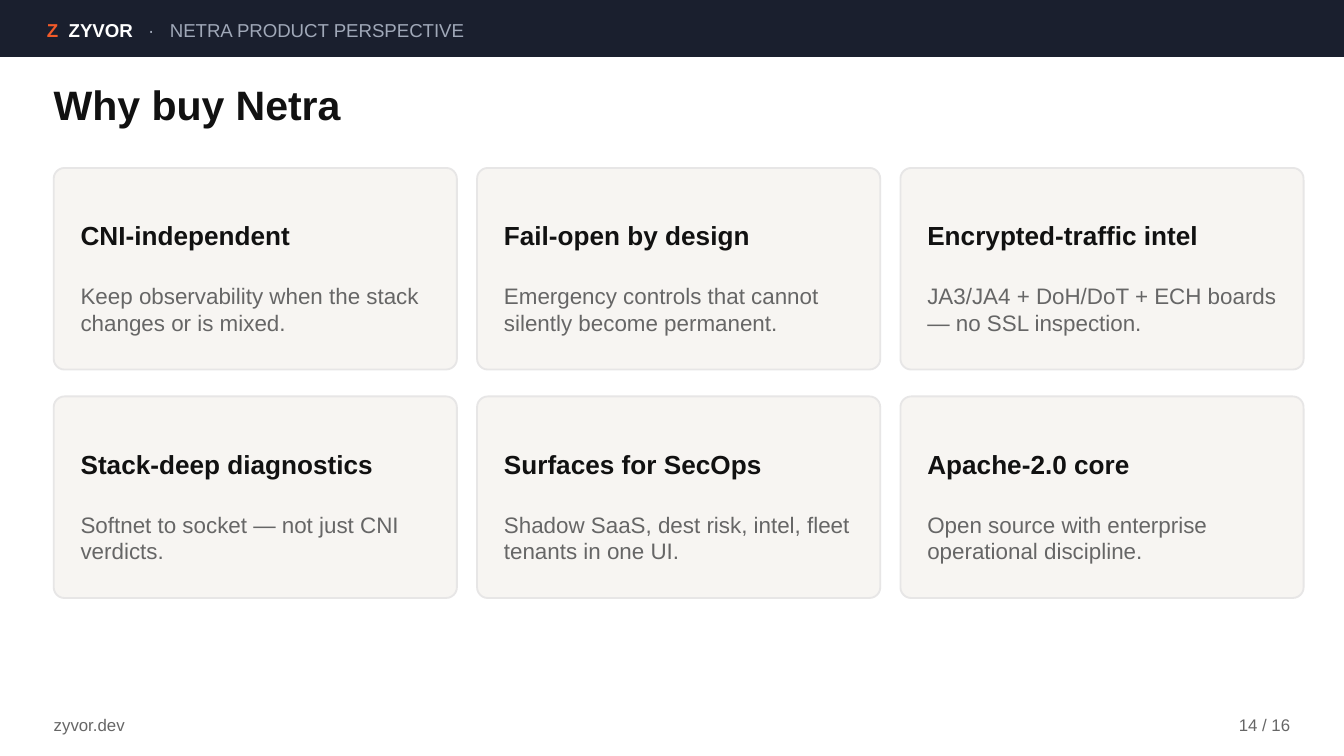
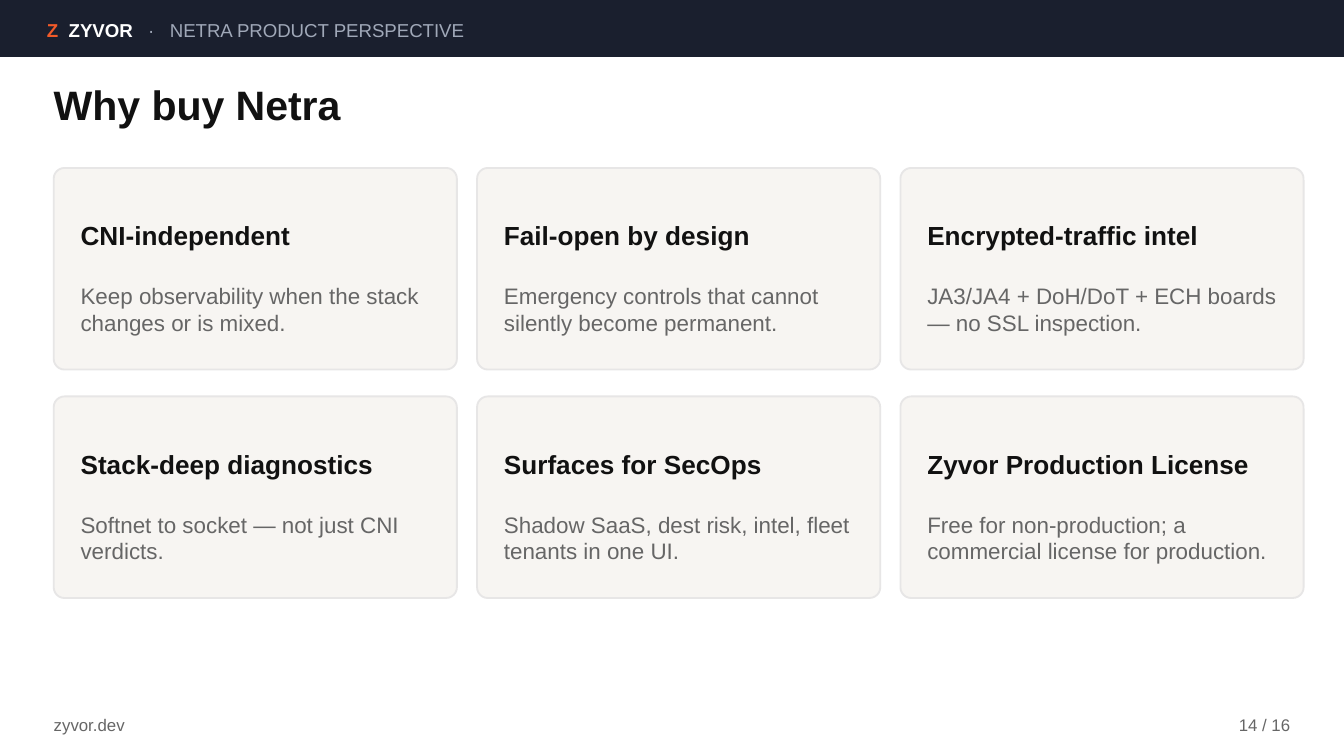
Before and after one commit to zyvorai/netra, a slide deck: slide 14 of docs/sales/Zyvor-Netra-Product-Perspective.pptx. Drawn at 1344x756 pixels with LibreOffice and Linux fonts; fonts in the diff are those of the drawing. Boxes give left, top, right and bottom in pixels: in the first picture for what was removed or moved away, otherwise in the second. Text is boxed around its words. In the diff, an @@ line names an element or a change of style, - is before the commit and + after.

Commit message:
Use the Zyvor Production License everywhere the old Apache-2.0 / "open source" wording remained.
LICENSE has been the Zyvor Production License v1.0 for a while (free for development, testing,
evaluation, research, education and non-production; a paid commercial license for production),
but several files still said Apache-2.0 or "open source":

- python/pyproject.toml: license text.
- docs/social/netra-field-sheet.html and .pdf: footer, and the licensing block rewritten to the
  actual terms (the PDF is re-rendered from the HTML with headless Chrome; only those regions differ).
- Product Perspective deck (PPTX and PDF, docs/sales and website/static/sales): the "Apache-2.0 core"
  label and "Open source with enterprise operational discipline" (PDF regenerated with LibreOffice;
  a text and pixel diff shows only those two labels changed).
- buyers guide, docs/packetwolf.md, docs/dashboard-login.md: "OSS entry" / "open-source".

Not changed: the Enterprise Pricing sheets, whose packaging (Community stays Apache-2.0, Enterprise
modules under a commercial EULA) is a business decision that the license change affects.

```diff
--- a/docs/sales/Zyvor-Netra-Product-Perspective.pptx
+++ b/docs/sales/Zyvor-Netra-Product-Perspective.pptx
@@ text at (927, 455, 1248, 479): text changed @@
-Apache-2.0 core
+Zyvor Production License
@@ text at (927, 517, 1267, 564): text changed @@
-Open source with enterprise operational discipline.
+Free for non-production; a commercial license for production.
```
Also in this commit, not shown: 11 other files.
